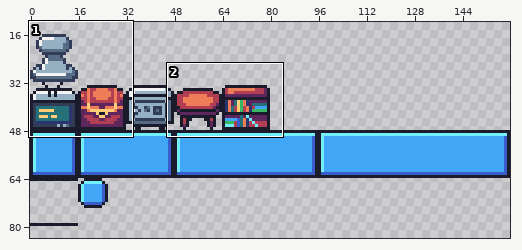
Sprite sheet -- android/assets/TextureSheet.png. The first picture is a wide view before the edit; the outline marks the close-up.
Close-up. Before the commit:
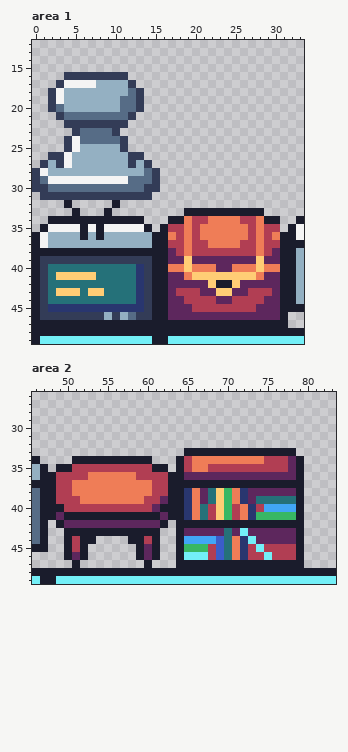
The file is 160x160 pixels. Shown: area 1: x 0..33, y 12..49; area 2: x 46..83, y 26..49. The wide view leaves out empty margins.
Once edited:
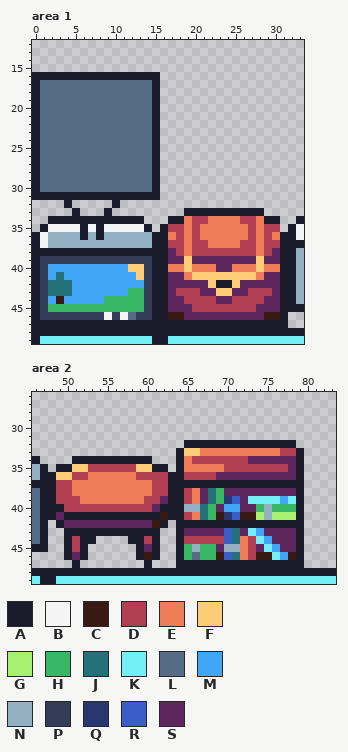
Palette (. is transparent): A #1a1c2c  B #f4f4f4  C #391914  D #b13e53  E #ef7d57  F #ffcd75  G #a7f070  H #38b764  J #257179  K #73eff7  L #566c86  M #41a6f6  N #94b0c2  P #333c57  Q #29366f  R #3b5dc9  S #5d275d
Edits made:
Changed rows in their new state; - is an unchanged pixel.
Area 1:
first column x 0:
16 AAAAAAAAAAAAAAAA
17 ALLLLLLLLLLLLLLA
18 ALLLLLLLLLLL-LLA
19 ALLLLLLLLLL--LLA
20 ALL-LLLLLLL--LLA
21 ALLL--------LLLA
22 ALLLLLLLLLLLLLLA
23 ALLLLL----LLLLLA
24 ALLLLL-----LLLLA
25 ALLLLLLLLLLLLLLA
26 ALLLLLLLLLLLLLLA
27 ALLLLLLLLLLLLLLA
28 ALLLLLLLLLLLLL-A
29 A-LLLLLLLLLL---A
30 AL------------LA
31 AAAAAAAAAAAAAAAA
first column x 2:
40 MMMMMMMMMMFF-----------------
41 MJMMMMMMMMMF-----------------
42 ---MMMMMMMMM-----------------
43 -JJMMMMMMMHH-----------------
44 MCMMMMMHHHHH-----------------
45 HHHHHHHHHHHH-----------------
46 -------B-B-----CC----------CC
Area 2:
first column x 49:
32 ----------------AAAAAAAAAAAAAA-
33 ---------------AFFEEEEEEEEEEDDA
34 ----------------EDDDDDDDSSSSS--
35 --FF------FF----E--EE----------
36 FF--------------DDDD-----------
38 ----------------D---HSSS-------
39 ----------------D---HQRSKKKKMK-
40 ----------------NN-HSMMSSHNHHH-
41 -------------C--D--HCQRCCGNGGG-
42 ------------C------------------
43 ---------------------RJSKM-----
44 ----------------DDDDDRJEDKM----
45 -----------------N-HSNNE-SKMSS-
46 -----------C----HLHHCRJE-CCKMC-
Pixel boxes of the changes (left, top, right, bottom) in both close-ups:
changed: (32, 72, 160, 200)
changed: (48, 264, 184, 320)
changed: (264, 312, 280, 320)
changed: (136, 440, 304, 560)
changed: (56, 464, 88, 480)
